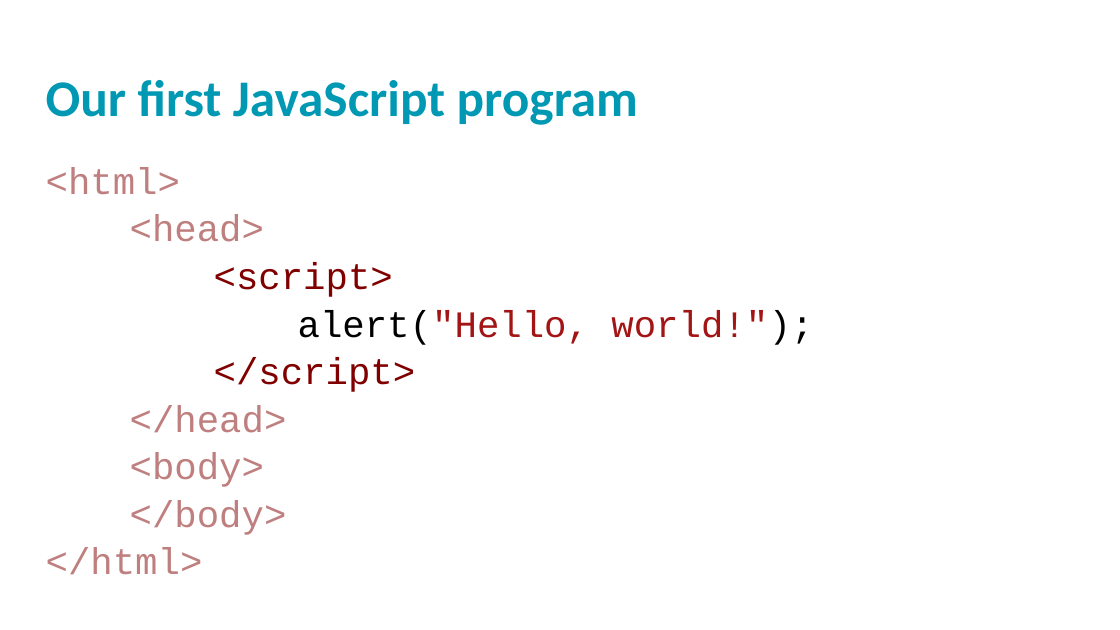
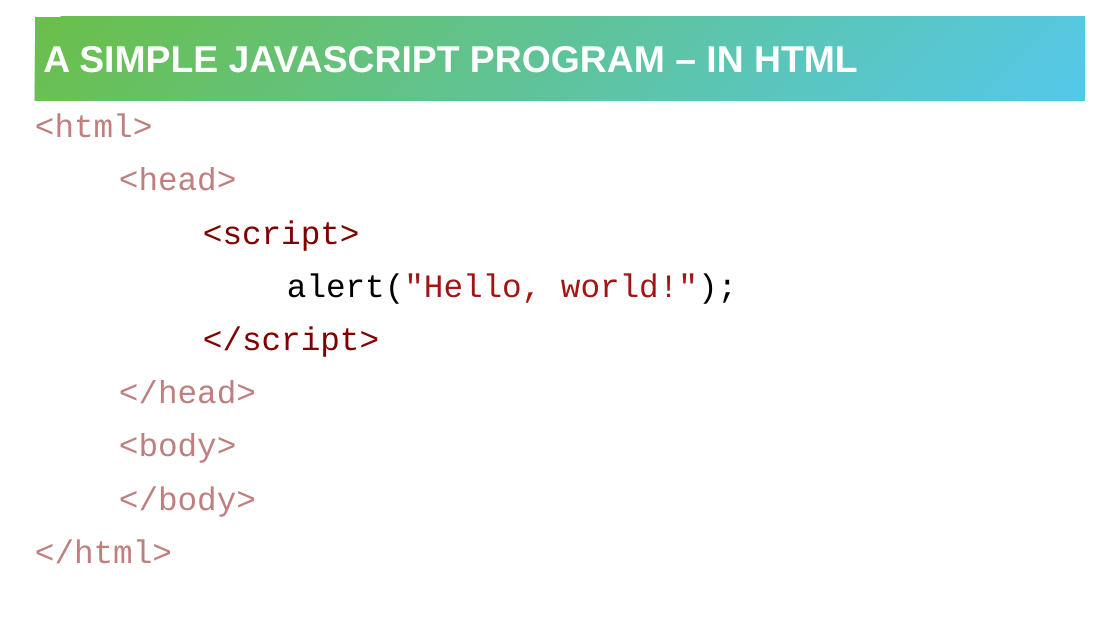
Before and after one commit to hytechclub/web-102, a slide deck: slide 5 of Week02/IntroductionToJavaScript.pptx. Drawn at 1120x630 pixels with LibreOffice and Linux fonts; fonts in the diff are those of the drawing; background and template pictures are left out. Boxes give left, top, right and bottom in pixels: in the first picture for what was removed or moved away, otherwise in the second. Text is boxed around its words. In the diff, an @@ line names an element or a change of style, - is before the commit and + after.

```diff
--- a/Week02/IntroductionToJavaScript.pptx
+++ b/Week02/IntroductionToJavaScript.pptx
@@ title added at bbox=[35, 17, 1086, 101], fill gradient #6ABF4B to #54C8E8, 32 pt, text #FFFFFF, bold @@
+A SIMPLE JAVASCRIPT PROGRAM – IN HTML
@@ text removed at bbox=[46, 80, 638, 125] @@
-Our first JavaScript program
@@ text "<html>": place and size @@
-text "<html>" at bbox=[46, 167, 813, 575]
+text "<html>" at bbox=[35, 113, 737, 564]
@@ text "<html>" at bbox=[35, 113, 737, 564]: size 32 to 28 pt; line spacing 0.8 to 1; more space between paragraphs @@
```
Also in this commit, not shown: 7 other slides changed, 11 slides removed, 4 other files.
